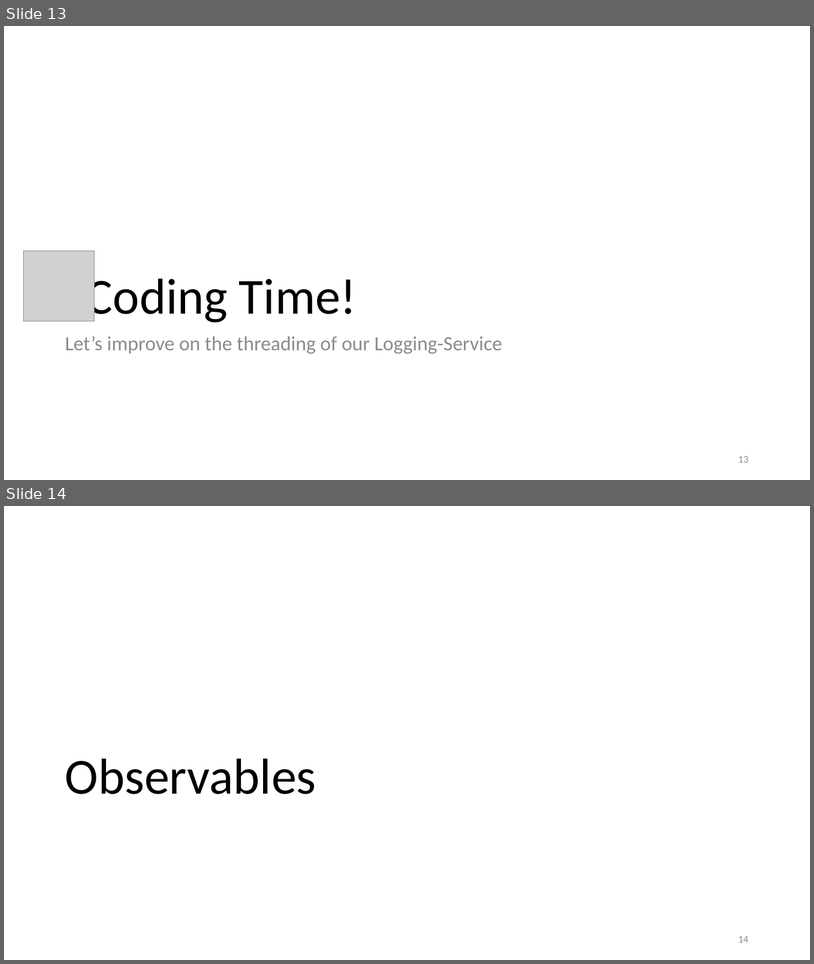
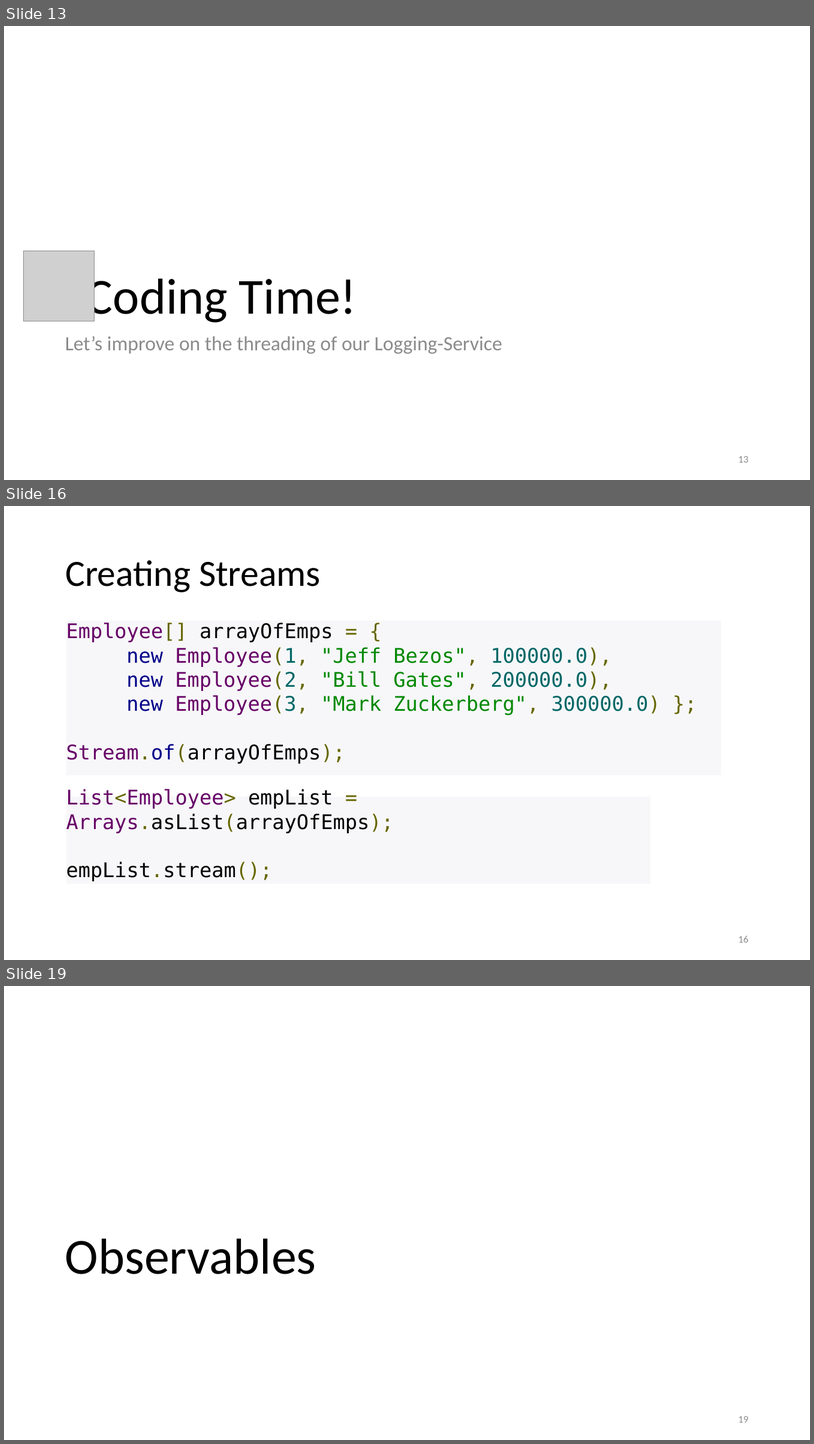
Before and after one commit to jpenniman/java-ms-training, a slide deck: slide-decks/Asynchronous-programming-Part-2.pptx. Shown one above the other, each under a label of ours: slides 13 and 14 before the commit, slides 13, 16 and 19 after it; the slides between them are not shown. The pictures are 814x964 and 814x1444 pixels, drawn with LibreOffice and Linux fonts; fonts in the diff are those of the drawing; grey boxes stand for pictures; background and template pictures are left out. Boxes give left, top, right and bottom in pixels: in the first picture for what was removed or moved away, otherwise in the second. Text is boxed around its words. In the diff, an @@ line names an element or a change of style, - is before the commit and + after.

Commit message:
Streams

```diff
--- a/slide-decks/Asynchronous-programming-Part-2.pptx
+++ b/slide-decks/Asynchronous-programming-Part-2.pptx
@@ slide 16 added at [4, 506, 810, 960], background #FFFFFF @@
@@ title added at [65, 560, 321, 592], 44 pt, text #000000 @@
+Creating Streams
@@ text added at [66, 622, 661, 763], 24 pt, text #660066 @@
+Employee[] arrayOfEmps = {
+new Employee(1, "Jeff Bezos", 100000.0),
+new Employee(2, "Bill Gates", 200000.0),
+new Employee(3, "Mark Zuckerberg", 300000.0) };
+Stream.of(arrayOfEmps);
@@ rectangle added at [66, 796, 651, 883], fill #F7F7F9, 24 pt, text #000000 @@
+List<Employee> empList = Arrays.asList(arrayOfEmps);
+empList.stream();
@@ page number added at [738, 936, 749, 942], 12 pt, text #8C8C8C @@
+16
@@ what was slide 14 is now slide 19 @@
@@ page number at [738, 1416, 749, 1422]: text changed @@
-14
+19
```
Also in this commit, not shown: 5 other slides added.
